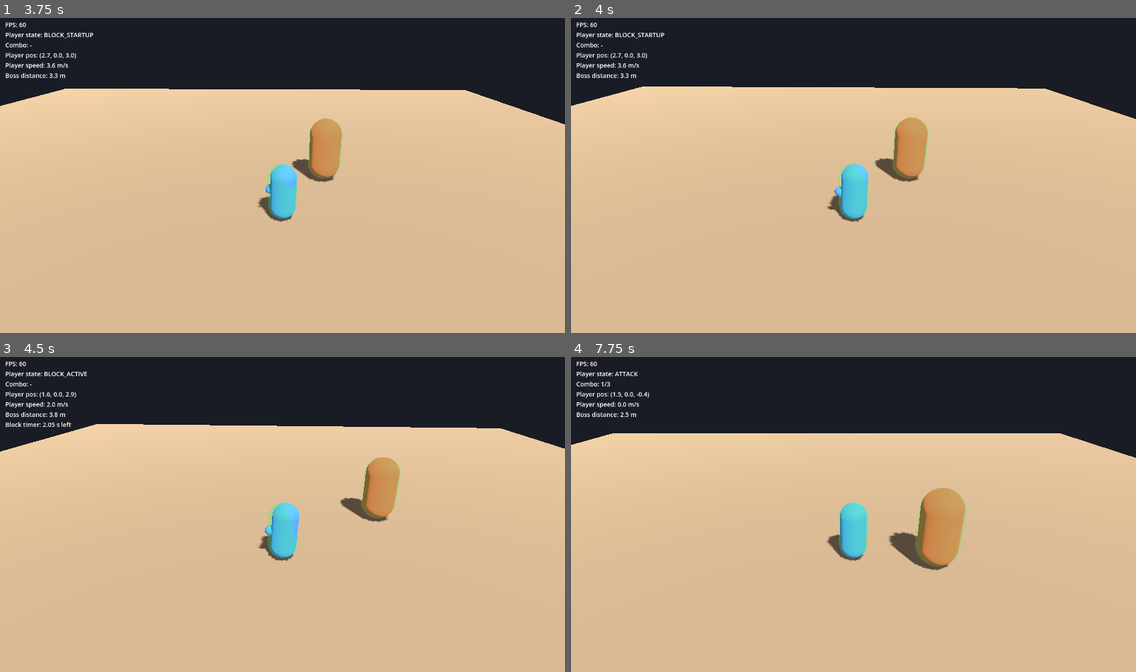
Above: before the commit, frames 1-4 (two rows, left to right).
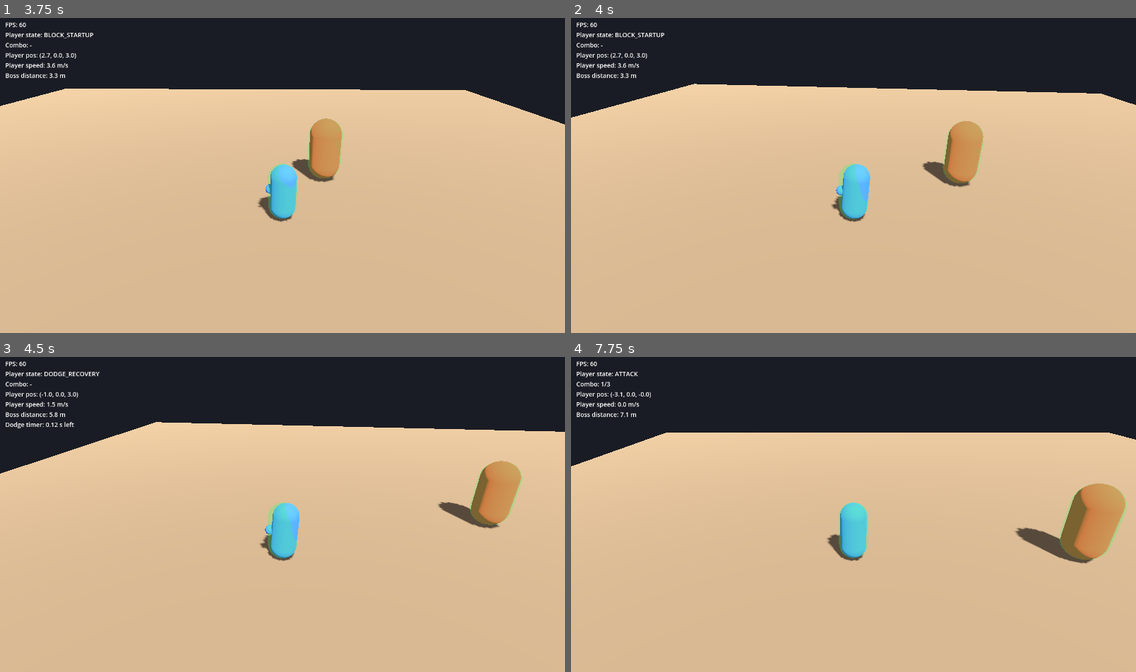
Above: after the commit, the same moments.

Repository: jamesdileva/FIRSTBLOOD
Game: Godot game, scene res://game/scenes/arena/arena.tscn
Same seed, same stepped clock (60 frames per second), same inputs: the game is played once before the commit and once after it.
Inputs:
- Up to frame 1 (3.75 s): hold D (move_right) 0.53-1.28 s; hold K (block) 0.53-1.28 s; tap J (attack) at 0.6, 2.3, 2.85 s; hold S (move_back) 1.28-2.03 s; tap K (block) at 1.35, 3.05 s; tap L (dodge) at 1.55, 2.1 s; hold D (move_right) 2.03-2.78 s; hold W (move_forward) 2.78-3.53 s; hold A (move_left) from 3.53 s (still down); hold K (block) from 3.53 s (still down)
- Up to frame 2 (4 s): keep holding A (move_left); keep holding K (block); tap L (dodge) at 3.8 s
- Up to frame 3 (4.5 s): keep holding A (move_left); release K (block) at 4.28 s; tap L (dodge) at 4.35 s
- Up to frame 4 (7.75 s): tap J (attack) at 4.55, 5.1, 6.8, 7.35 s; release A (move_left) at 5.03 s; hold S (move_back) 5.03-5.78 s; hold K (block) 5.03-5.78 s; hold D (move_right) 5.78-6.53 s; tap K (block) at 5.85, 7.55 s; tap L (dodge) at 6.05, 6.6 s; hold W (move_forward) 6.53-7.28 s; hold D (move_right) from 7.28 s (still down)

Frame 1 is identical in both runs. In frame 2, 4.3% of the frame differs, in the area x 0-100%, y 20-65%; in frame 3, 5.2%; in frame 4, 6.4%, in the area x 0-100%, y 11-68%.

Commit message:
feat(player): defensive state-transition matrix (sprint 09)
- attack recovery (after the hit window) is dodge/block cancelable;
  startup and active stay committed
- active guard is dodge/attack cancelable (attack = fresh light_01,
  blocking reset the chain); finisher recovery cancels like any step
- all recovery windows (dodge + block) stay committed - no re-defense
  inside them; neutral priority stays dodge > block > attack
- immunity map documented (D-030): dodge-travel i-frames are the only
  invulnerability; block active is negation/mitigation; hurtbox suppresses
  i-frame hits before the player resolver sees them
- tools/validation/defense_check.gd: full needs-review combination matrix
- docs/playtesting.md: running batch-playtest checklist (user batch
  workflow); AGENTS.md loop now updates it every sprint

Diff:
--- a/game/scripts/player/player_controller.gd
+++ b/game/scripts/player/player_controller.gd
@@ -184,6 +184,15 @@
 
 func _block_physics(delta: float) -> void:
 	var input_dir := Input.get_vector("move_left", "move_right", "move_forward", "move_back")
+	# Sprint 09 (D-029): from an active guard, dodge or attack cancel it.
+	# The attack is a fresh light_01 — blocking reset the chain.
+	if is_on_floor():
+		if Input.is_action_just_pressed("dodge"):
+			_start_dodge(input_dir)
+			return
+		if Input.is_action_just_pressed("attack"):
+			_play_combo_step()
+			return
 	_neutral_movement(delta, input_dir, block_speed_multiplier)
 	# Releasing early is a commitment too — the guard drops into recovery,
 	# so tap-spamming can never produce a perpetual block (D-026).
@@ -299,14 +308,23 @@
 	if not is_on_floor():
 		velocity.y -= _gravity * delta
 	move_and_slide()
+	var recovery_started := state_elapsed >= step.startup + step.active
+	# Sprint 09 (D-029): once the hit window is over, defensive inputs cancel
+	# the swing — startup/active stay committed.
+	if recovery_started and is_on_floor():
+		if Input.is_action_just_pressed("dodge"):
+			_start_dodge(Input.get_vector("move_left", "move_right", "move_forward", "move_back"))
+			return
+		if Input.is_action_just_pressed("block"):
+			_start_block()
+			return
 	if not _buffered \
 			and state_elapsed >= step.buffer_open \
 			and state_elapsed <= step.buffer_close \
 			and Input.is_action_just_pressed("attack"):
 		_buffered = true
 	var active_started := state_elapsed >= step.startup
-	var active_ended := state_elapsed >= step.startup + step.active
-	_attack_hitbox.set_active(active_started and not active_ended)
+	_attack_hitbox.set_active(active_started and not recovery_started)
 	if state_elapsed >= step.total_duration():
 		_attack_hitbox.set_active(false)
 		_advance_after_step()
--- /dev/null
+++ b/tools/validation/defense_check.gd
@@ -0,0 +1,192 @@
+extends SceneTree
+## Sprint 09 automated defense-integration verification (headless). Run:
+##   cmd //c godot --headless --path . -s res://tools/validation/defense_check.gd
+## Walks the Sprint 09 combination matrix — idle→block, block→attack,
+## attack→dodge, dodge→attack, dodge→block, block→dodge, recovery→attack,
+## recovery→dodge — plus the immunity rules (D-030): cancel windows open only
+## after a swing's hit lands, recovery windows stay committed, block is
+## negation (never invulnerability). Exits 0 on PASS, 1 on FAIL.
+
+const SETTLE_FRAMES := 30
+const RECOVERY_TICKS := 45      # block_recovery 0.75 s
+const DODGE_TRAVEL_TICKS := 15  # dodge_duration 0.25 s
+const DODGE_RECOVERY_TICKS := 9 # dodge_recovery 0.15 s
+
+func _initialize() -> void:
+	_run()
+
+func _run() -> void:
+	var failures: PackedStringArray = []
+	var arena_scene: PackedScene = load("res://game/scenes/arena/arena.tscn")
+	if arena_scene == null:
+		printerr("DEFENSE CHECK FAILURE: arena scene missing")
+		quit(1)
+		return
+	var arena := arena_scene.instantiate()
+	root.add_child(arena)
+	await _wait(SETTLE_FRAMES)
+	# Untyped on purpose: reads script members Godot's base classes lack.
+	var player = get_first_node_in_group("player")
+	var boss = get_first_node_in_group("boss")
+	if player == null or boss == null:
+		printerr("DEFENSE CHECK FAILURE: player or boss not found")
+		quit(1)
+		return
+	var boss_hurtbox = boss.get_node_or_null("Hurtbox")
+	if boss_hurtbox == null:
+		printerr("DEFENSE CHECK FAILURE: boss hurtbox missing")
+		quit(1)
+		return
+	var combo_ids: Array[StringName] = []
+	boss_hurtbox.damaged.connect(func(event: DamageEvent) -> void: combo_ids.append(event.attack_id))
+
+	await _place_player(player)
+
+	# --- 1. attack recovery -> dodge cancels; the chain resets. ---
+	await _tap_attack()
+	await _wait(16)  # swing recovery (active window ended at ~tick 13)
+	Input.action_press("dodge")
+	var cancelled := await _wait_for_state(player, player.State.DODGE, 5)
+	Input.action_release("dodge")
+	if not cancelled:
+		failures.append("dodge did not cancel attack recovery (state %s)" % player.state)
+	await _wait(DODGE_TRAVEL_TICKS + DODGE_RECOVERY_TICKS + 6)
+	await _place_player(player)
+	combo_ids.clear()
+	await _tap_attack()
+	await _wait(30)
+	if combo_ids.size() != 1 or combo_ids[0] != &"light_01":
+		failures.append("attack-recovery dodge did not reset the chain: %s" % combo_ids)
+	await _cooldown(player)
+
+	# --- 2. attack startup/active: dodge is ignored (committed window). ---
+	await _tap_attack()
+	await _wait(8)  # active window (ticks 6-13)
+	Input.action_press("dodge")
+	await _wait(3)
+	var still_attacking: bool = player.state == player.State.ATTACK
+	Input.action_release("dodge")
+	if not still_attacking:
+		failures.append("dodge canceled an attack during startup/active — committed window broken")
+	await _cooldown(player)
+
+	# --- 3. attack recovery -> block cancels. ---
+	await _tap_attack()
+	await _wait(16)
+	Input.action_press("block")
+	var blocked_in := await _wait_for_state(player, player.State.BLOCK_ACTIVE, 12)
+	if not blocked_in:
+		failures.append("block did not cancel attack recovery (state %s)" % player.state)
+	Input.action_release("block")
+	await _wait(RECOVERY_TICKS + 5)
+	await _place_player(player)
+
+	# --- 4. block active -> dodge cancels. ---
+	Input.action_press("block")
+	await _wait(9)  # startup (6) + margin -> active
+	Input.action_press("dodge")
+	var dodge_cancel := await _wait_for_state(player, player.State.DODGE, 5)
+	Input.action_release("dodge")
+	if not dodge_cancel:
+		failures.append("dodge did not cancel an active block")
+	await _wait(DODGE_TRAVEL_TICKS + DODGE_RECOVERY_TICKS + 6)
+	await _place_player(player)
+
+	# --- 5. block active -> attack cancels, as a fresh light_01. ---
+	Input.action_press("block")
+	await _wait(9)
+	combo_ids.clear()
+	await _tap_attack()
+	var attack_cancel := await _wait_for_state(player, player.State.ATTACK, 5)
+	Input.action_release("block")
+	if not attack_cancel:
+		failures.append("attack did not cancel an active block (state %s)" % player.state)
+	await _wait(30)
+	if combo_ids.size() != 1 or combo_ids[0] != &"light_01":
+		failures.append("attack out of block was not a fresh light_01: %s" % combo_ids)
+	await _cooldown(player)
+
+	# --- 6. block recovery -> dodge ignored until recovery completes. ---
+	Input.action_press("block")
+	await _wait(9)
+	Input.action_release("block")
+	await _wait(2)
+	Input.action_press("dodge")
+	await _wait(3)
+	if player.state != player.State.BLOCK_RECOVERY:
+		failures.append("dodge bypassed block recovery (state %s)" % player.state)
+	Input.action_release("dodge")
+	await _wait(RECOVERY_TICKS)
+	Input.action_press("dodge")
+	var dodge_after := await _wait_for_state(player, player.State.DODGE, 5)
+	Input.action_release("dodge")
+	if not dodge_after:
+		failures.append("dodge did not work after block recovery completed")
+	await _wait(DODGE_TRAVEL_TICKS + DODGE_RECOVERY_TICKS + 6)
+	await _place_player(player)
+
+	# --- 7. dodge recovery -> attack ignored until recovery completes. ---
+	Input.action_press("dodge")
+	await _wait(DODGE_TRAVEL_TICKS + 3)  # a few ticks into dodge recovery
+	await _tap_attack()
+	if player.state != player.State.DODGE_RECOVERY:
+		failures.append("attack bypassed dodge recovery (state %s)" % player.state)
+	await _wait(DODGE_RECOVERY_TICKS)
+	await _place_player(player)
+	combo_ids.clear()
+	await _tap_attack()
+	await _wait(30)
+	if combo_ids.size() != 1 or combo_ids[0] != &"light_01":
+		failures.append("attack after dodge recovery did not work: %s" % combo_ids)
+	await _cooldown(player)
+
+	# --- 8. block is negation, never invulnerability (D-030). ---
+	Input.action_press("block")
+	await _wait(9)
+	if player.is_invulnerable():
+		failures.append("active block granted dodge-style invulnerability")
+	Input.action_release("block")
+	await _wait(RECOVERY_TICKS + 5)
+
+	combo_ids.clear()
+	arena.free()
+
+	if failures.is_empty():
+		print("DEFENSE CHECK: PASS (cancel matrix, committed recoveries, block != immunity)")
+		quit(0)
+	else:
+		for failure in failures:
+			printerr("DEFENSE CHECK FAILURE: " + failure)
+		quit(1)
+
+func _place_player(player) -> void:
+	player.global_position = Vector3(3.0, 0.5, 0.0)
+	player.velocity = Vector3.ZERO
+	player.rotation.y = -PI / 2.0
+	await _wait(SETTLE_FRAMES)
+
+func _cooldown(player) -> void:
+	await _wait_until_idle(player, 60)
+	await _wait(25)  # combo reset_timeout (21 ticks) + margin
+
+func _wait_until_idle(player, max_frames: int) -> void:
+	for _i in max_frames:
+		if player.state != player.State.ATTACK:
+			return
+		await physics_frame
+
+func _tap_attack() -> void:
+	Input.action_press("attack")
+	await _wait(2)
+	Input.action_release("attack")
+
+func _wait_for_state(player, target, max_frames: int) -> bool:
+	for _i in max_frames:
+		if player.state == target:
+			return true
+		await physics_frame
+	return false
+
+func _wait(frames: int) -> void:
+	for _i in frames:
+		await physics_frame
Not shown, added: tools/validation/defense_check.gd.uid
